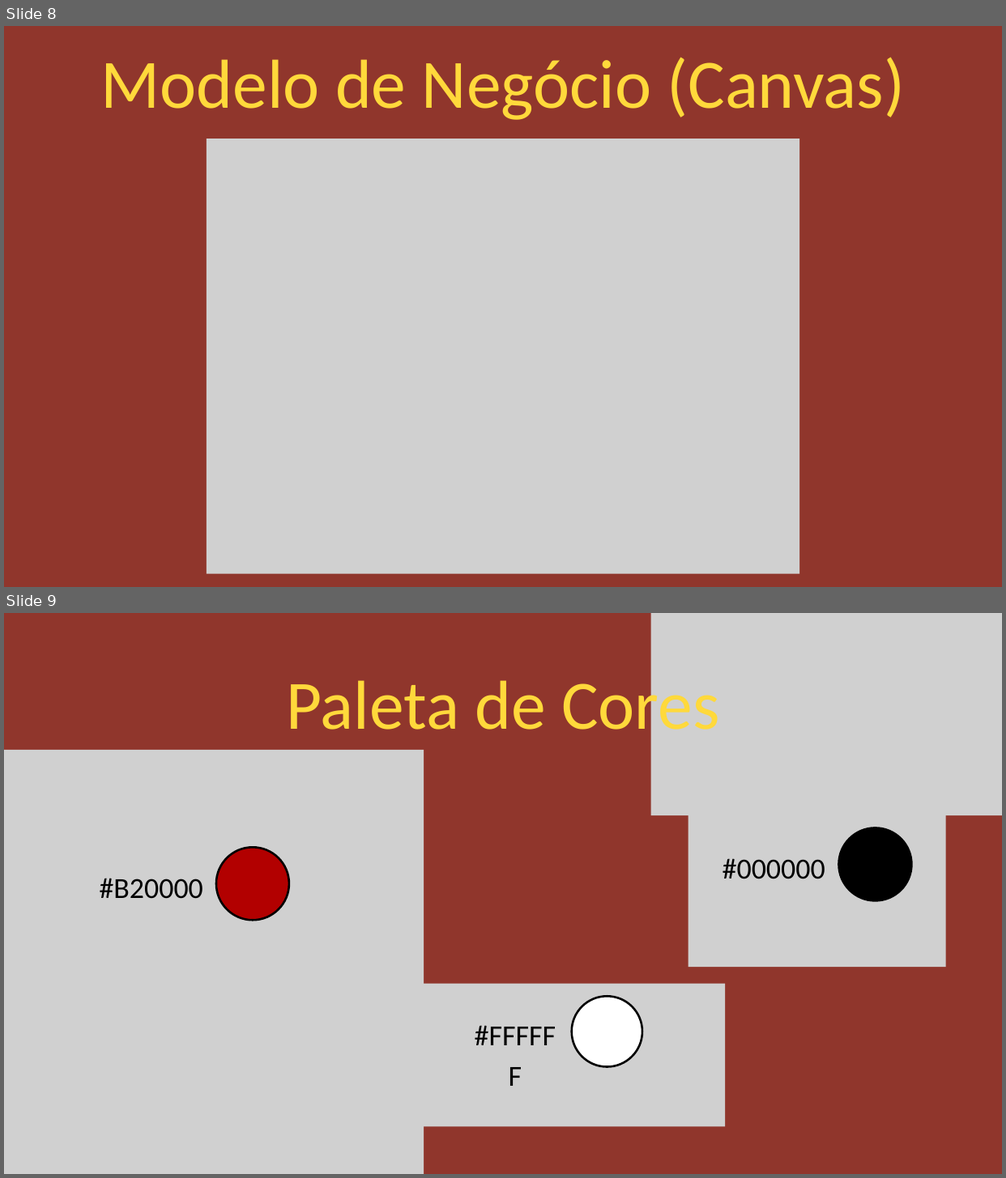
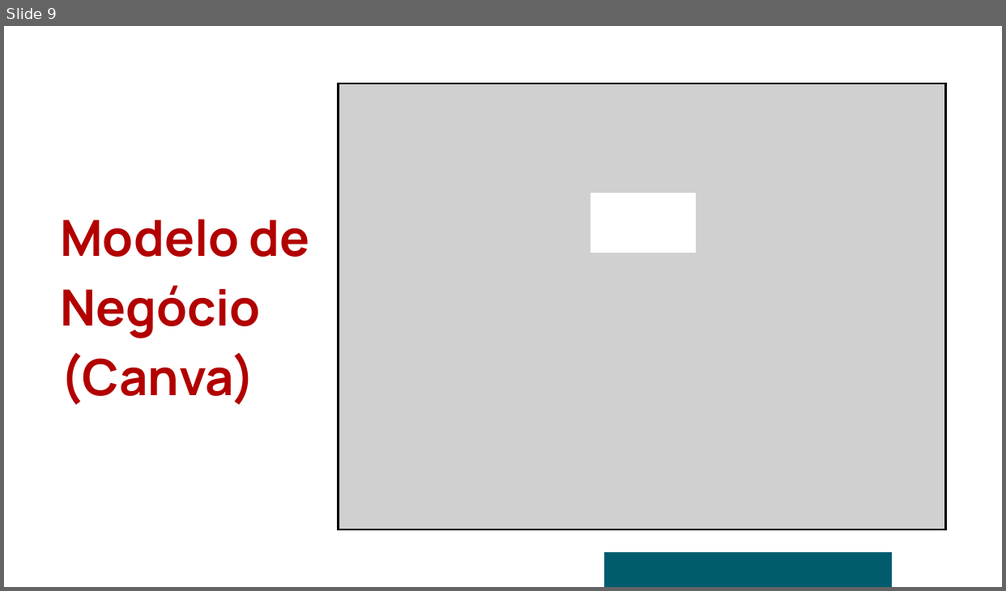
Before and after one commit to Agenda-Fatec/Documentos, a slide deck: Slides/PI.pptx. Shown one above the other, each under a label of ours: slides 8 and 9 before the commit, slide 9 after it. The pictures are 1006x1178 and 1006x591 pixels, drawn with LibreOffice and Linux fonts; fonts in the diff are those of the drawing; grey boxes stand for pictures. Boxes give left, top, right and bottom in pixels: in the first picture for what was removed or moved away, otherwise in the second. Text is boxed around its words. In the diff, an @@ line names an element or a change of style, - is before the commit and + after.

```diff
--- a/Slides/PI.pptx
+++ b/Slides/PI.pptx
@@ slide 9 removed at <box>4,613,1002,1174</box>, background #90362C @@
@@ picture removed at <box>651,613,1002,815</box> @@
@@ text removed at <box>286,671,719,745</box> @@
-Paleta de Cores
@@ picture removed at <box>4,750,424,1174</box> @@
@@ picture removed at <box>688,777,945,967</box> @@
@@ picture removed at <box>60,815,329,1025</box> @@
@@ freeform shape removed at <box>839,828,912,901</box> @@
@@ freeform shape removed at <box>216,848,289,920</box> @@
@@ text removed at <box>100,878,203,899</box> @@
-#B20000
@@ text removed at <box>722,858,825,879</box> @@
-#000000
@@ picture removed at <box>389,984,725,1127</box> @@
@@ freeform shape removed at <box>572,996,642,1067</box> @@
@@ text removed at <box>469,1011,560,1049</box> @@
-#FFFFFF
@@ what was slide 8 is now slide 9 @@
@@ slide 9 changed as well @@
@@ background #90362C to #FFFFFF @@
@@ picture: place and size @@
-picture at <box>206,139,800,574</box>
+picture at <box>339,84,945,530</box>
@@ freeform shape added at <box>590,193,696,253</box>, fill #FFFFFF @@
@@ text at <box>60,219,310,405</box>: text changed; size 100 to 72 pt; font Calibri to Manrope; text colour #FFD93B to #B20000; bold on @@
-Modelo de Negócio (Canvas)
+Modelo de Negócio (Canva)
@@ freeform shape added at <box>603,552,892,587</box>, fill #005C6D @@
```
Also in this commit, not shown: 6 other slides changed, 15 slides added, 8 other slides removed, 6 other files.
